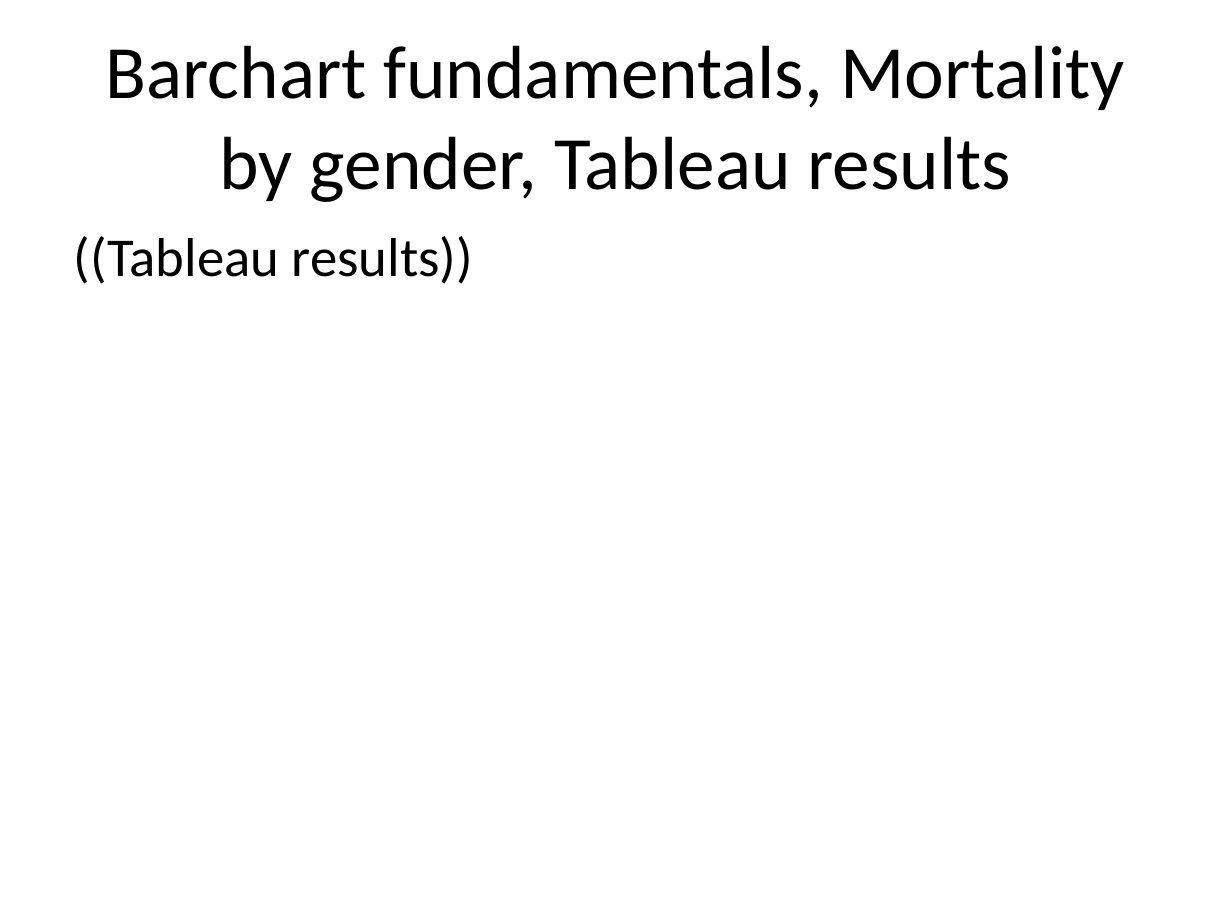
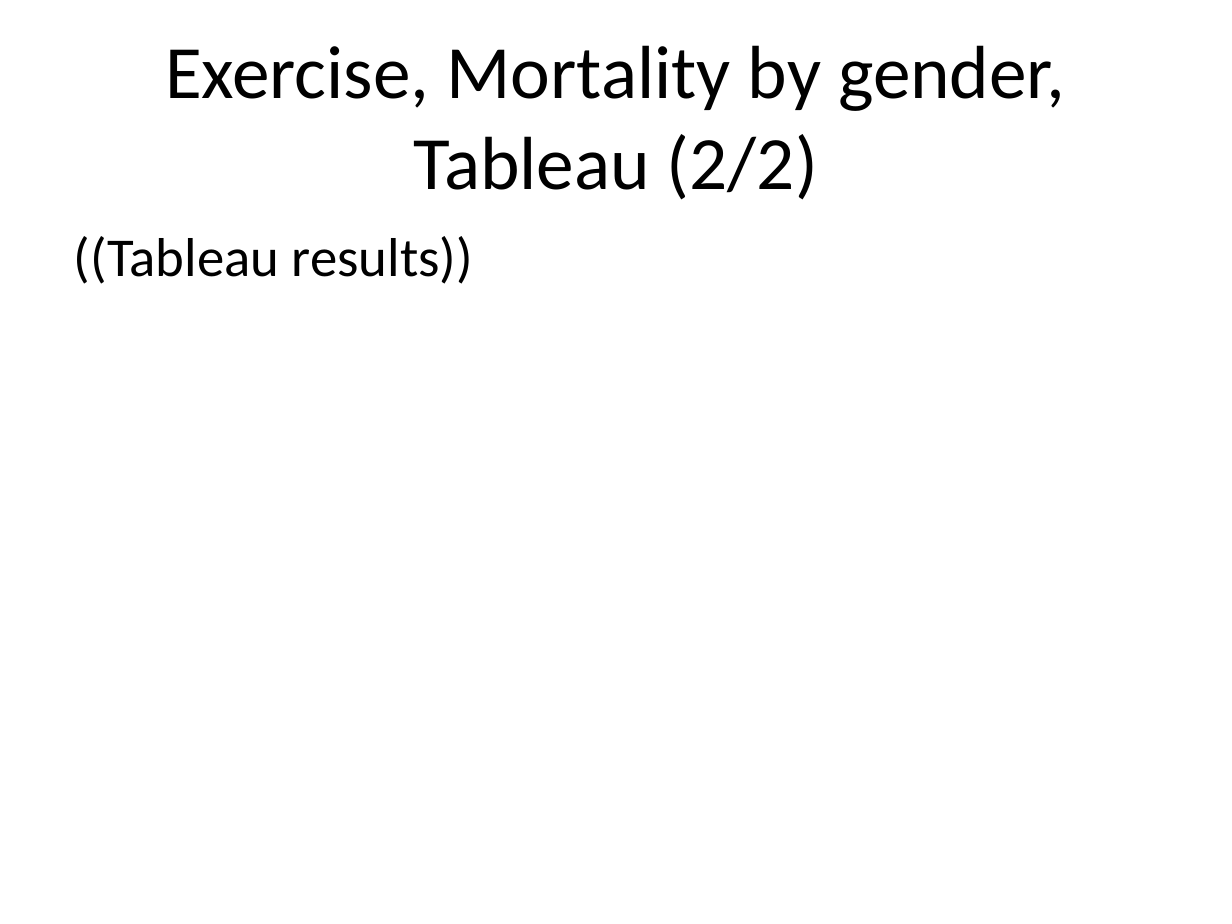
Before and after one commit to pmean/data-visualization, a slide deck: slide 86 of data-viz-02/src/complete-lecture.pptx (slide 93 before the commit). Drawn at 1232x924 pixels with LibreOffice and Linux fonts; fonts in the diff are those of the drawing. Boxes give left, top, right and bottom in pixels: in the first picture for what was removed or moved away, otherwise in the second. Text is boxed around its words. In the diff, an @@ line names an element or a change of style, - is before the commit and + after.

```diff
--- a/data-viz-02/src/complete-lecture.pptx
+++ b/data-viz-02/src/complete-lecture.pptx
@@ title at box(165, 45, 1065, 200): text changed @@
-Barchart fundamentals, Mortality by gender, Tableau results
+Exercise, Mortality by gender, Tableau (2/2)
```
Also in this commit, not shown: 20 other slides changed, 13 slides added, 19 slides removed, 10 other files.
